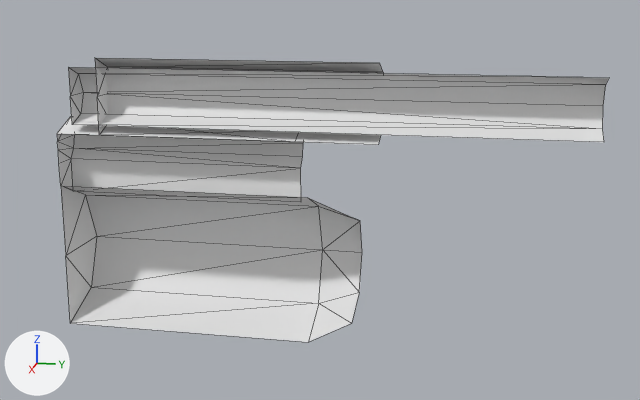
One commit to the COLLADA model art/meshes/props/weapons/guns/assault_rifles/SCAR/MK20_muzzle.dae: the scene before it, then after it.
Camera for both pictures: a 50 mm camera at (0.346, 0.096, 0.25) aimed at (-0.001, 0.027, 0.163). The lights are fixed; the arrows at lower left show +X, +Y and +Z. Mesh edges are drawn as thin lines. Where no turn or scale is listed for an object, it has been applied to the vertices. Vertices at the same position are counted once.

Objects in the first picture: 'Iron Sight_Ready.001'.
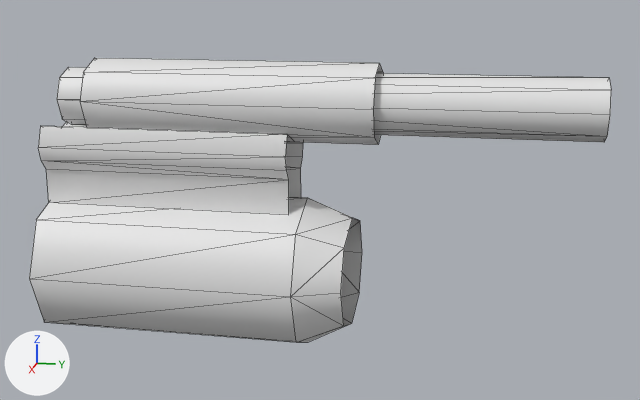
The newer file is also turned or shifted as a whole; pictures and numbers use the older file's frame.

What differs and where, as boxes (x1, y1, x2, y2) in the pictures (640 x 400 px):
```json
{"object": "Iron Sight_Ready.001", "change": "reshaped", "before": [57, 58, 609, 342], "after": [29, 58, 611, 342]}
{"part": 1, "of": "me_cilindro_001", "change": "added", "after": [29, 58, 611, 342]}
```

Edits to the scene script, one JSON object a line:
```json
{"block": "me_cilindro_001", "where": "# used by ob_iron_sight_ready_001; location = (-0.0002, -0.0381, 0.1005)"}
{"op": "remove", "block": "me_cilindro_001", "code": "me_cilindro_001.from_pydata(...)  # 53 vertices, 62 faces; spans x -0.032..0.0, y -0.049..0.175, z 0.0..0.119"}
{"op": "add", "block": "me_cilindro_001", "code": "me_cilindro_001.from_pydata(...)  # 84 vertices, 124 faces; spans x -0.032..0.032, y -0.049..0.175, z 0.0..0.119"}
{"block": "me_cilindro_001", "change": "me_cilindro_001 part 1"}
{"block": "me_cilindro_001", "change": "26 vertices are added at x 0.009..0.032, y -0.049..0.175, z 0.01..0.114"}
{"block": "me_cilindro_001", "change": "5 new vertices lie (0.0, 0.104, 0.0) away from vertices in x 0.011..0.016, y -0.049, z 0.059..0.092"}
{"block": "me_cilindro_001", "change": "62 new faces join them"}
```
